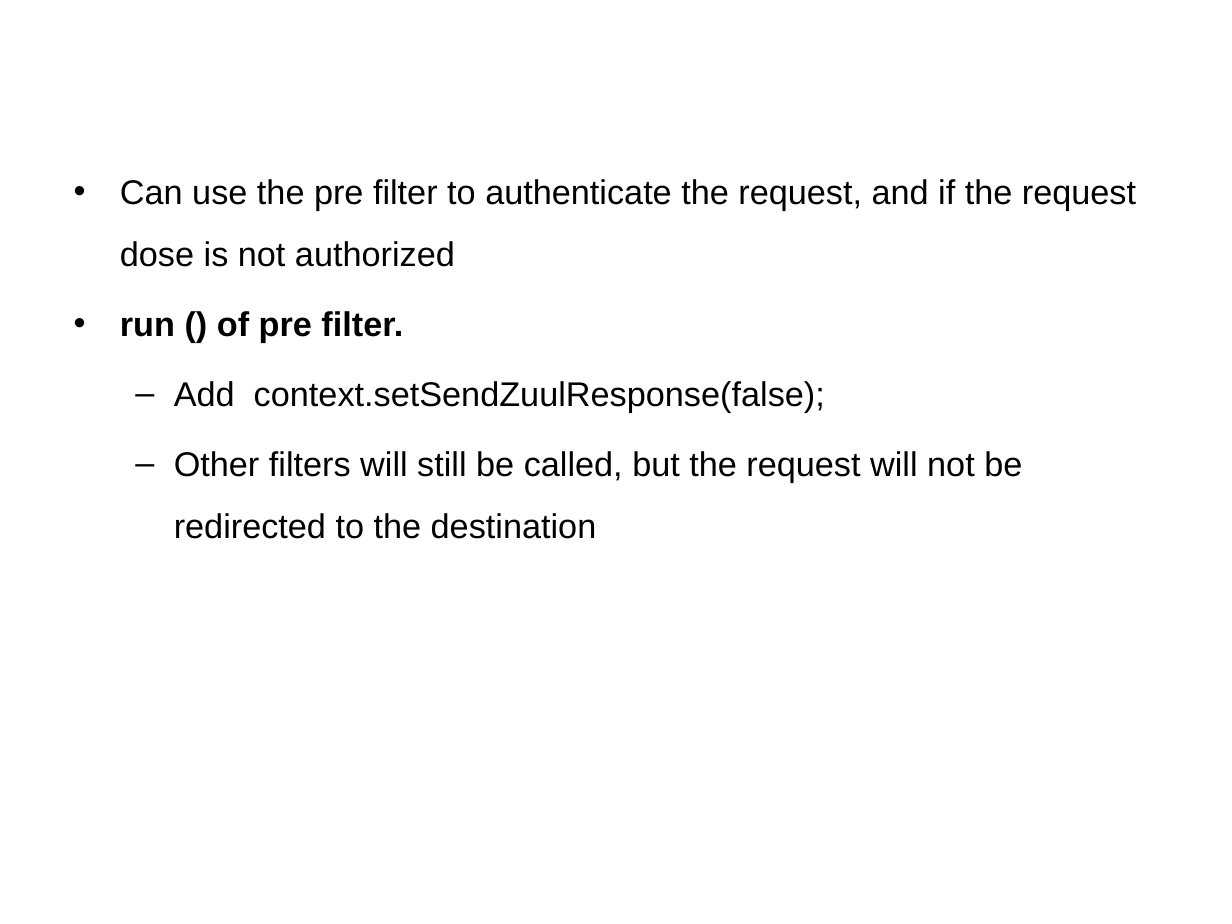
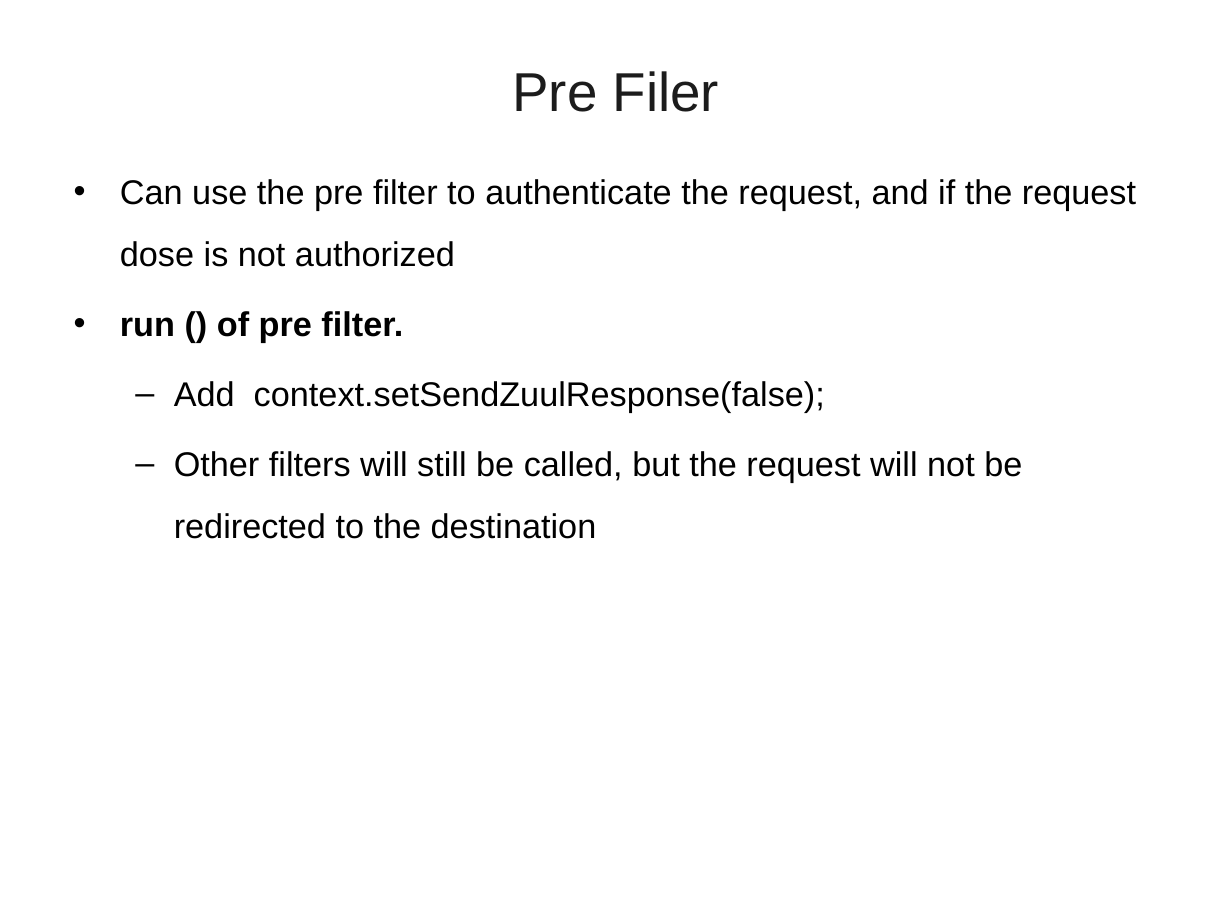
Before and after one commit to vatsank/spring_presentations, a slide deck: slide 148 of SpringMicroService_Module1_Ver01.ppt (slide 147 before the commit). Drawn at 1232x924 pixels with LibreOffice and Linux fonts; fonts in the diff are those of the drawing; background and template pictures are left out. Boxes give left, top, right and bottom in pixels: in the first picture for what was removed or moved away, otherwise in the second. Text is boxed around its words. In the diff, an @@ line names an element or a change of style, - is before the commit and + after.

```diff
--- a/SpringMicroService_Module1_Ver01.ppt
+++ b/SpringMicroService_Module1_Ver01.ppt
@@ title added at bbox=[512, 71, 719, 112], 32 pt, text #1C1C1C @@
+Pre Filer
```
Also in this commit, not shown: 5 other slides changed, 5 slides added, 2 slides removed, 2 other files.
